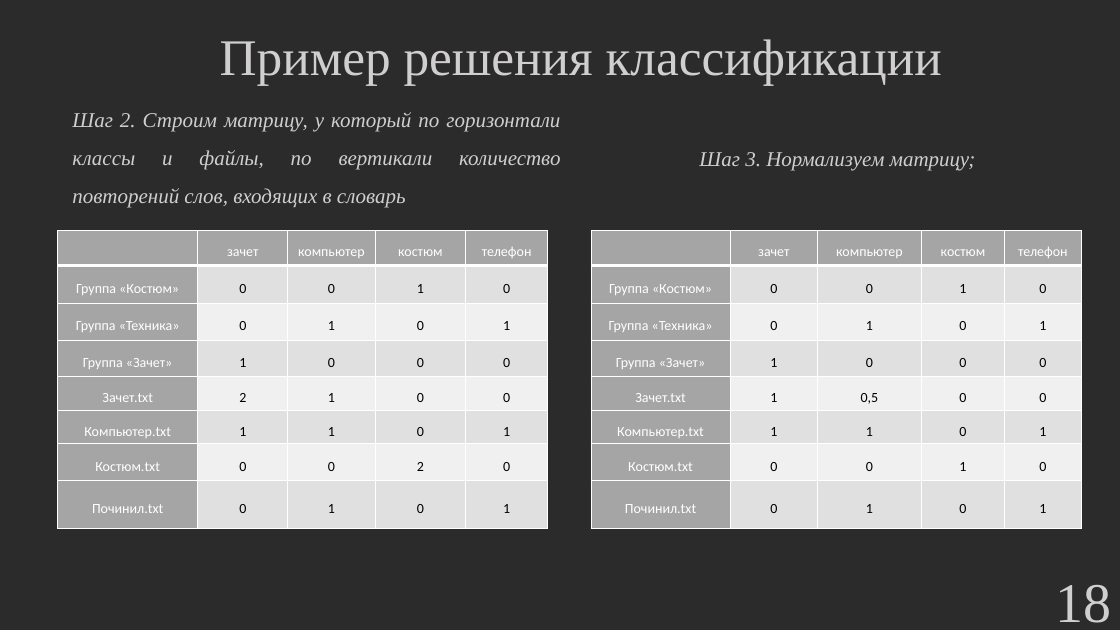
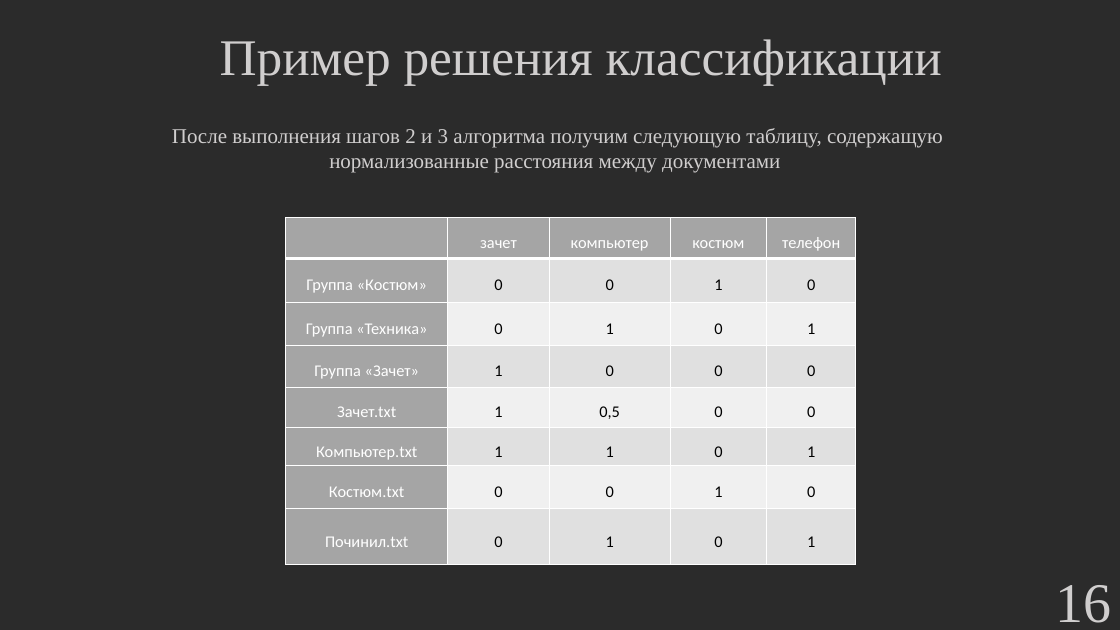
Before and after one commit to hetikk/diplom, a slide deck: slide 16 of docs/Презентация.pptx (slide 18 before the commit). Drawn at 1120x630 pixels with LibreOffice and Linux fonts; fonts in the diff are those of the drawing; background and template pictures are left out; a plain dark background stands for a picture behind light text. Boxes give left, top, right and bottom in pixels: in the first picture for what was removed or moved away, otherwise in the second. Text is boxed around its words. In the diff, an @@ line names an element or a change of style, - is before the commit and + after.

```diff
--- a/docs/Презентация.pptx
+++ b/docs/Презентация.pptx
@@ text at [172, 128, 943, 173]: text changed; italic off @@
-Шаг 2. Строим матрицу, у который по горизонтали классы и файлы, по вертикали количество повторений слов, входящих в словарь
+После выполнения шагов 2 и 3 алгоритма получим следующую таблицу, содержащую нормализованные расстояния между документами
@@ text removed at [699, 152, 976, 170] @@
-Шаг 3. Нормализуем матрицу;
@@ table removed at [57, 231, 548, 529], 8 rows, 5 columns @@
- | зачет | компьютер | костюм | телефон
-Группа «Костюм» | 0 | 0 | 1 | 0
-Группа «Техника» | 0 | 1 | 0 | 1
-Группа «Зачет» | 1 | 0 | 0 | 0
-Зачет.txt | 2 | 1 | 0 | 0
-Компьютер.txt | 1 | 1 | 0 | 1
-Костюм.txt | 0 | 0 | 2 | 0
-Починил.txt | 0 | 1 | 0 | 1
@@ table at [286, 218, 856, 565] @@
@@ size 12 to 14 pt @@
@@ table: place and size @@
-table at [592, 231, 1082, 529]
+table at [286, 218, 856, 565]
@@ page number at [1056, 585, 1112, 623]: text changed @@
-18
+16
```
Also in this commit, not shown: 15 other slides changed, 4 slides removed, 2 other files.
